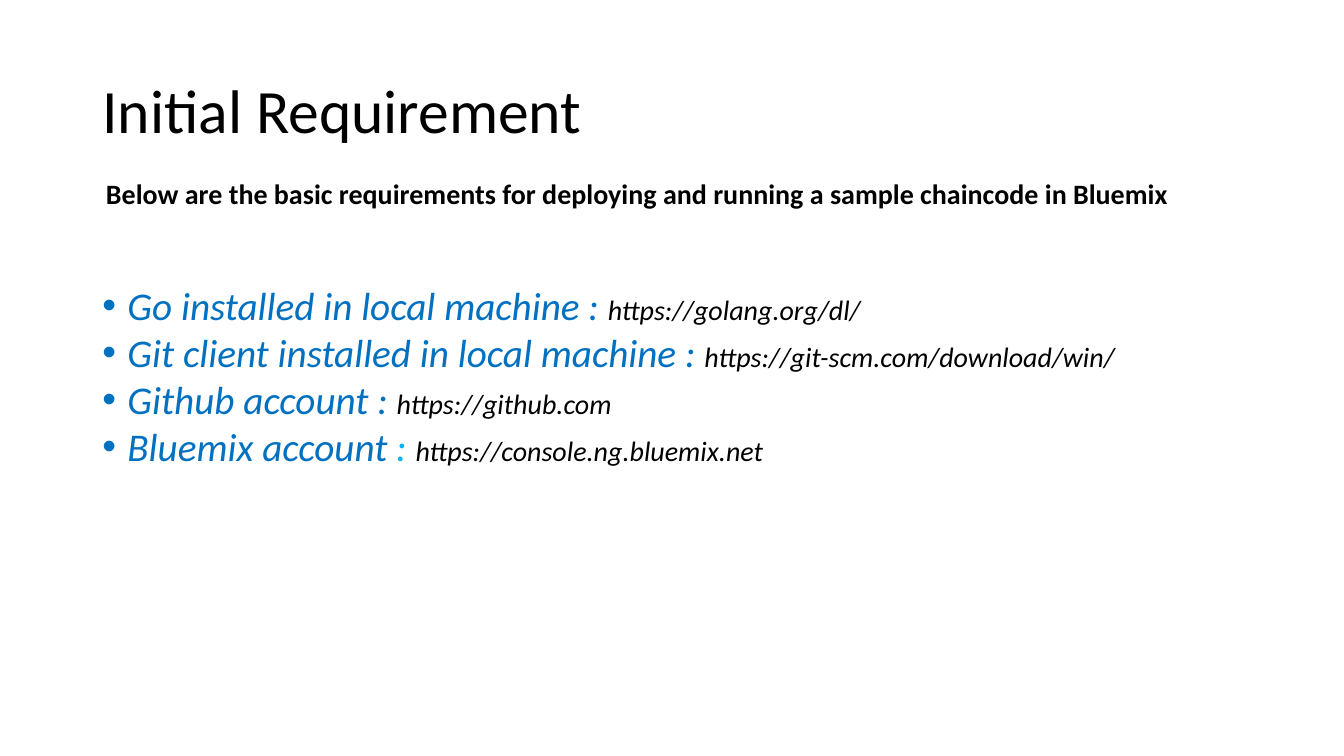
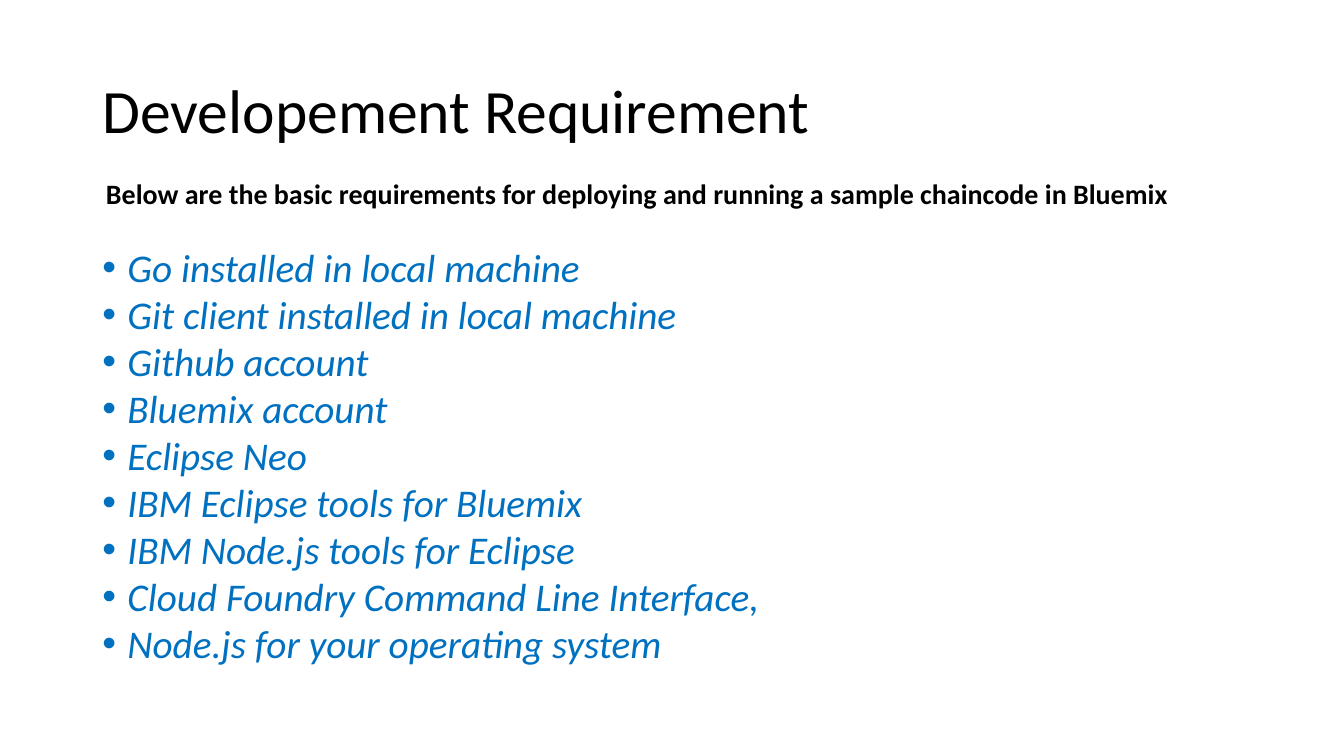
Before and after one commit to DonJays/Jay-BlockChain, a slide deck: slide 9 of BlockChain_CTAC_Commisioning_v1.0.ppt. Drawn at 1344x756 pixels with LibreOffice and Linux fonts; fonts in the diff are those of the drawing. Boxes give left, top, right and bottom in pixels: in the first picture for what was removed or moved away, otherwise in the second. Text is boxed around its words. In the diff, an @@ line names an element or a change of style, - is before the commit and + after.

```diff
--- a/BlockChain_CTAC_Commisioning_v1.0.ppt
+++ b/BlockChain_CTAC_Commisioning_v1.0.ppt
@@ title at <box>102,90,809,143</box>: text changed @@
-Initial Requirement
+Developement Requirement
@@ text at <box>127,254,760,665</box>: text changed; size 20 to 28 pt; text colour #000000 to #0070C0 @@
-• Go installed in local machine : https://golang.org/dl/
-• Git client installed in local machine : https://git-scm.com/download/win/
-• Github account : https://github.com
-• Bluemix account : https://console.ng.bluemix.net
+• Go installed in local machine
+• Git client installed in local machine
+• Github account
+• Bluemix account
+• Eclipse Neo
+• IBM Eclipse tools for Bluemix
+• IBM Node.js tools for Eclipse
+• Cloud Foundry Command Line Interface,
+• Node.js for your operating system
```
Also in this commit, not shown: 3 other slides changed, 1 slide added, 1 slide removed.
